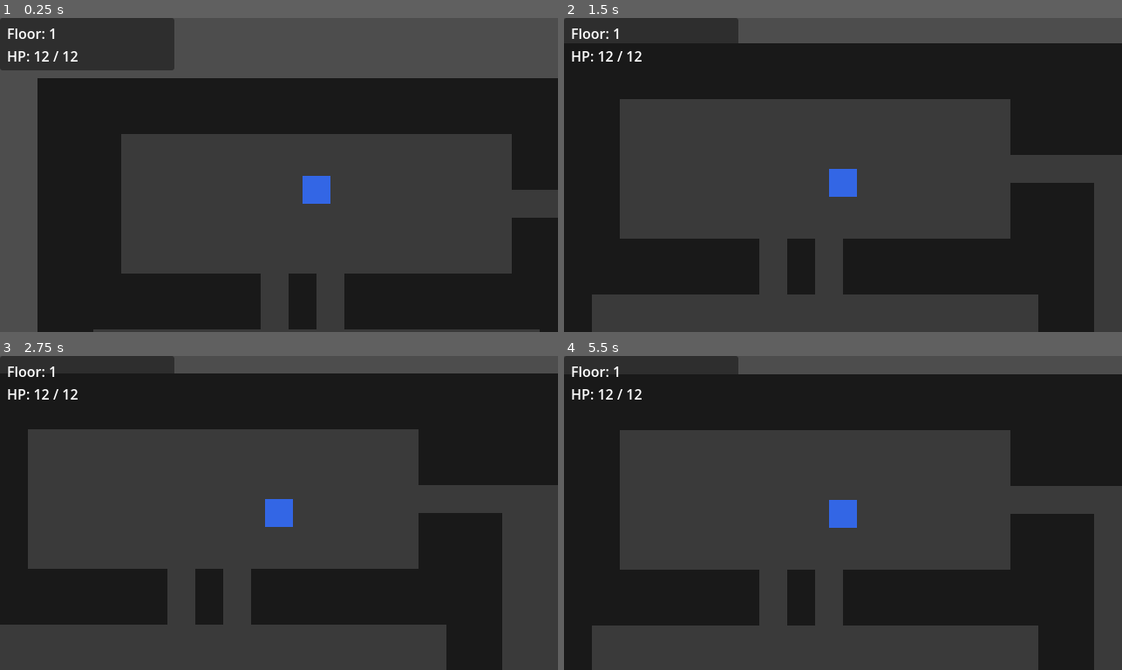
Above: before the commit, frames 1-4 (two rows, left to right).
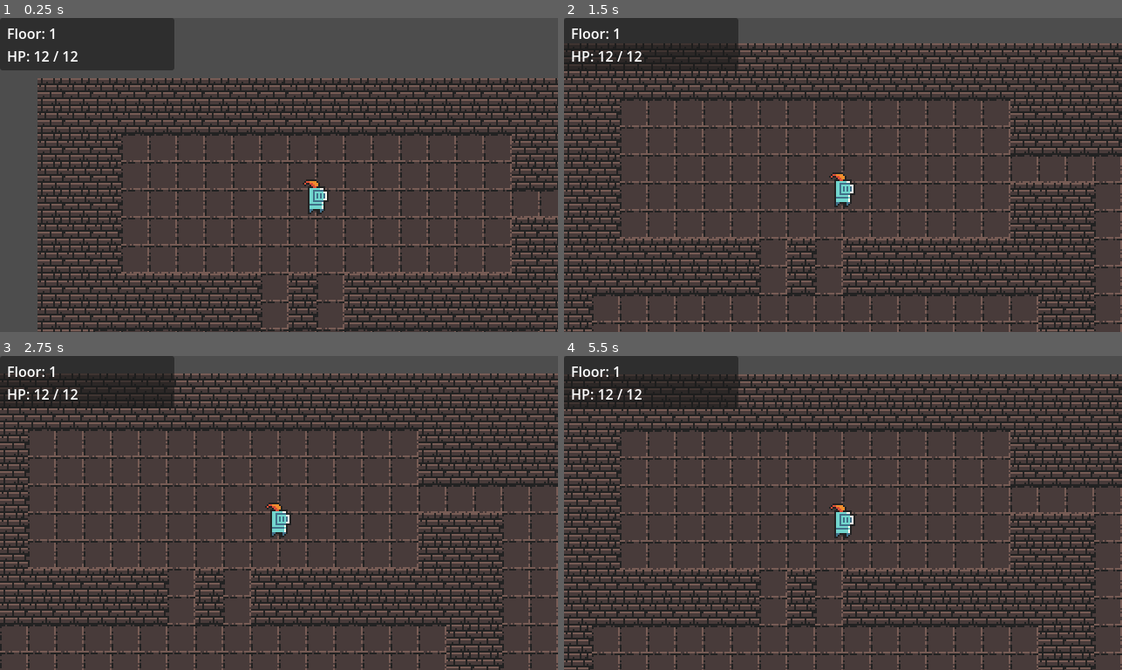
Above: after the commit, the same moments.

Repository: Bacilek/Dragons-in-Dungeons
Game: Godot game, scene res://scenes/main.tscn
The game is run twice, just before and just after one commit, with the same random seed, the same clock (stepped at 60 frames per second) and the same inputs.
Inputs:
- Up to frame 1 (0.25 s): no input
- Up to frame 2 (1.5 s): tap Enter at 0.5 s; hold Right 0.53-1.28 s; tap Space at 0.77 s; hold Down from 1.28 s (still down)
- Up to frame 3 (2.75 s): tap Space at 1.52 s; release Down at 2.03 s; hold Right from 2.03 s (still down)
- Up to frame 4 (5.5 s): release Right at 2.78 s; hold Up 2.78-3.53 s; tap Space at 3.02, 3.77, 4.52, 5 s; hold Left 3.53-5.03 s; hold Down from 5.03 s (still down)

The runs differ from the first frame. In frame 1, 29% of the frame differs, in the area x 6-100%, y 19-100%; in frame 2, 31%, in the area x 0-100%, y 8-100%; in frame 3, 30%; in frame 4, 31%.

Commit message:
feat: swap placeholder tiles for 0x72 DungeonTilesetII sprites
Floor, wall, stairs now load real PNGs from the tileset. Player
uses knight_m sprite instead of a solid blue square.

Co-Authored-By: Claude Sonnet 4.6 <noreply@anthropic.com>

Diff:
--- a/project.godot
+++ b/project.godot
@@ -8,11 +8,15 @@
 
 config_version=5
 
+[animation]
+
+compatibility/default_parent_skeleton_in_mesh_instance_3d=true
+
 [application]
 
 config/name="Dragons in Dungeons"
 run/main_scene="res://scenes/main.tscn"
-config/features=PackedStringArray("4.3", "GL Compatibility")
+config/features=PackedStringArray("4.6", "GL Compatibility")
 
 [autoload]
 
@@ -24,7 +28,10 @@
 window/size/viewport_width=640
 window/size/viewport_height=360
 window/stretch/mode="canvas_items"
-window/stretch/aspect="keep"
+
+[dotnet]
+
+project/assembly_name="Dragons in Dungeons"
 
 [rendering]
 
--- a/scripts/entities/player.gd
+++ b/scripts/entities/player.gd
@@ -8,9 +8,7 @@
 	_setup_sprite()
 
 func _setup_sprite() -> void:
-	var img := Image.create(16, 16, false, Image.FORMAT_RGB8)
-	img.fill(Color(0.2, 0.4, 0.9))  # blue player square
-	$Sprite2D.texture = ImageTexture.create_from_image(img)
+	$Sprite2D.texture = load("res://sprites/0x72_DungeonTilesetII_v1.7/frames/knight_m_idle_anim_f0.png")
 
 func _unhandled_input(event: InputEvent) -> void:
 	if not event is InputEventKey:
--- a/scripts/world/dungeon_floor.gd
+++ b/scripts/world/dungeon_floor.gd
@@ -2,10 +2,12 @@
 extends Node2D
 
 const TILE_SIZE: int = 16
-const SOURCE_ID: int = 0
-const ATLAS_FLOOR := Vector2i(0, 0)
-const ATLAS_WALL := Vector2i(1, 0)
-const ATLAS_STAIRS := Vector2i(2, 0)
+const ATLAS_ORIGIN := Vector2i(0, 0)
+const SOURCE_FLOOR: int = 0
+const SOURCE_WALL: int = 1
+const SOURCE_STAIRS: int = 2
+
+const SPRITES_PATH := "res://sprites/0x72_DungeonTilesetII_v1.7/frames/"
 
 @onready var tilemap: TileMapLayer = $TileMap
 @onready var entities: Node2D = $Entities
@@ -18,30 +20,19 @@
 	_load_floor()
 
 func _setup_tileset() -> void:
-	# Build a 48×16 atlas programmatically: [floor | wall | stairs]
-	var img := Image.create(48, 16, false, Image.FORMAT_RGB8)
-	for y in 16:
-		for x in 16:
-			img.set_pixel(x, y, Color(0.23, 0.23, 0.23))       # floor — dark gray
-		for x in range(16, 32):
-			img.set_pixel(x, y, Color(0.10, 0.10, 0.10))       # wall — near black
-		for x in range(32, 48):
-			img.set_pixel(x, y, Color(0.83, 0.63, 0.09))       # stairs — gold
-
-	var tex := ImageTexture.create_from_image(img)
-
-	var atlas := TileSetAtlasSource.new()
-	atlas.texture = tex
-	atlas.texture_region_size = Vector2i(TILE_SIZE, TILE_SIZE)
-	atlas.create_tile(Vector2i(0, 0))  # floor
-	atlas.create_tile(Vector2i(1, 0))  # wall
-	atlas.create_tile(Vector2i(2, 0))  # stairs
-
 	var tile_set := TileSet.new()
 	tile_set.tile_size = Vector2i(TILE_SIZE, TILE_SIZE)
-	tile_set.add_source(atlas, SOURCE_ID)
+	_add_tile_source(tile_set, SOURCE_FLOOR,  SPRITES_PATH + "floor_1.png")
+	_add_tile_source(tile_set, SOURCE_WALL,   SPRITES_PATH + "wall_mid.png")
+	_add_tile_source(tile_set, SOURCE_STAIRS, SPRITES_PATH + "floor_stairs.png")
+	tilemap.tile_set = tile_set
 
-	tilemap.tile_set = tile_set
+func _add_tile_source(tile_set: TileSet, source_id: int, path: String) -> void:
+	var atlas := TileSetAtlasSource.new()
+	atlas.texture = load(path)
+	atlas.texture_region_size = Vector2i(TILE_SIZE, TILE_SIZE)
+	atlas.create_tile(ATLAS_ORIGIN)
+	tile_set.add_source(atlas, source_id)
 
 func _load_floor() -> void:
 	TurnManager.clear_enemies()
@@ -54,11 +45,11 @@
 			var tile: DungeonData.TileType = _data.grid[y][x]
 			match tile:
 				DungeonData.TileType.FLOOR:
-					tilemap.set_cell(Vector2i(x, y), SOURCE_ID, ATLAS_FLOOR)
+					tilemap.set_cell(Vector2i(x, y), SOURCE_FLOOR, ATLAS_ORIGIN)
 				DungeonData.TileType.WALL:
-					tilemap.set_cell(Vector2i(x, y), SOURCE_ID, ATLAS_WALL)
+					tilemap.set_cell(Vector2i(x, y), SOURCE_WALL, ATLAS_ORIGIN)
 				DungeonData.TileType.STAIRS_DOWN:
-					tilemap.set_cell(Vector2i(x, y), SOURCE_ID, ATLAS_STAIRS)
+					tilemap.set_cell(Vector2i(x, y), SOURCE_STAIRS, ATLAS_ORIGIN)
 
 	# Spawn player on first load; reuse the same instance on subsequent floors
 	if _player == null:
Not shown, added: scripts/autoloads/game_state.gd.uid
Not shown, added: scripts/autoloads/turn_manager.gd.uid
Not shown, added: scripts/dungeon/bsp_node.gd.uid
Not shown, added: scripts/dungeon/dungeon_data.gd.uid
Not shown, added: scripts/dungeon/dungeon_generator.gd.uid
Not shown, added: scripts/entities/entity.gd.uid
Not shown, added: scripts/entities/player.gd.uid
Not shown, added: scripts/entities/stats.gd.uid
Not shown, added: scripts/main.gd.uid
Not shown, added: scripts/ui/hud.gd.uid
Not shown, added: scripts/world/dungeon_floor.gd.uid
Binary file added: sprites/0x72_DungeonTilesetII_v1.7/0x72_DungeonTilesetII_v1.7.png
(and 424 more such lines)
